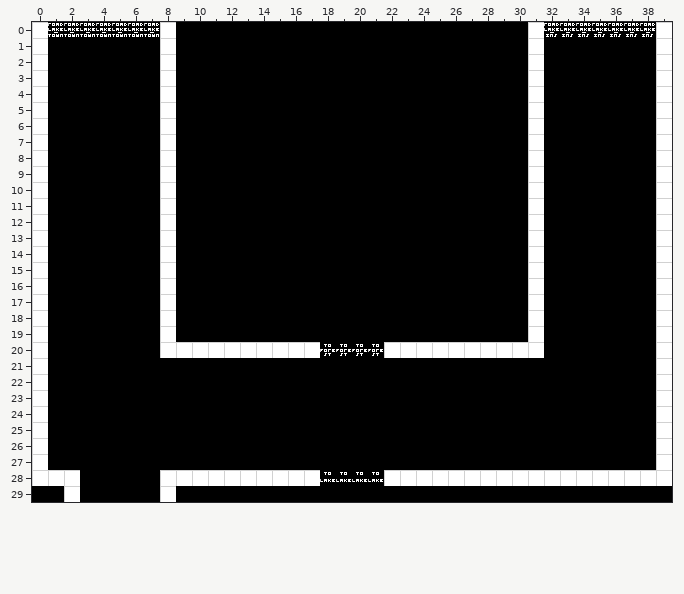
Two states of a Tiled map (JSON), assets/data/maps/road_lake.tmx. This is how it looked before the edit.
Cells are 16x16 px. Shown: x 0..39, y 0..29.
Once edited:
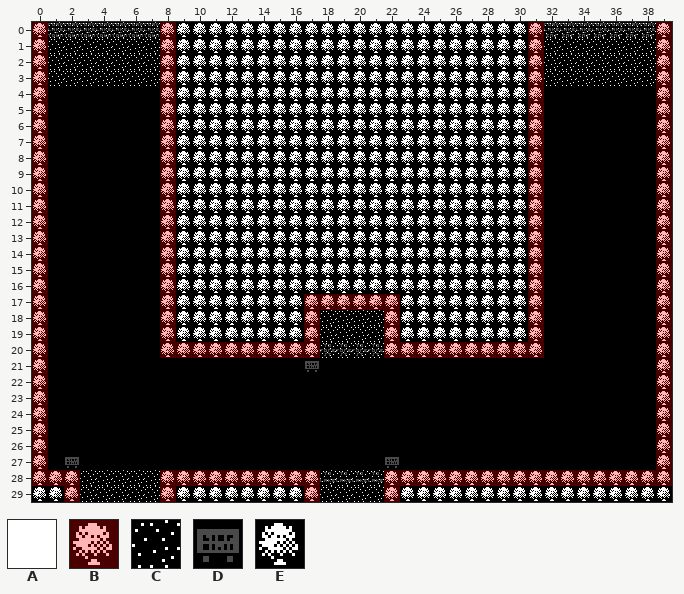
Key: from "tiles": A 0, B 1, C 73, D 89, E 90.
_ is an empty cell, . an unchanged one.
See-through tiles are keyed as they look on the map.
From old to new:
layer "Capa de patrones 4" opacity 100% -> 29%
--- layer "Capa de Patrones 1"
@@ x 0..39 @@
- 0 A_______A______________________A_______A
- 1 A_______A______________________A_______A
- 2 A_______A______________________A_______A
- 3 A_______A______________________A_______A
- 4 A.......A______________________A.......A
- 5 A.......A______________________A.......A
- 6 A.......A______________________A.......A
- 7 A.......A______________________A.......A
- 8 A.......A______________________A.......A
- 9 A.......A______________________A.......A
-10 A.......A______________________A.......A
-11 A.......A______________________A.......A
-12 A.......A______________________A.......A
-13 A.......A______________________A.......A
-14 A.......A______________________A.......A
-15 A.......A______________________A.......A
-16 A.......A______________________A.......A
-17 A.......A______________________A.......A
-18 A.......A______________________A.......A
-19 A.......A______________________A.......A
-20 A.......AAAAAAAAAA____AAAAAAAAAA.......A
-21 A......................................A
-22 A......................................A
-23 A......................................A
-24 A......................................A
-25 A......................................A
-26 A......................................A
-27 A......................................A
-28 AAA_____AAAAAAAAAA____AAAAAAAAAAAAAAAAAA
-29 __A_____A_______________________________
+ 0 ECCCCCCCEEEEEEEEEEEEEEEEEEEEEEEECCCCCCCE
+ 1 ECCCCCCCEEEEEEEEEEEEEEEEEEEEEEEECCCCCCCE
+ 2 ECCCCCCCEEEEEEEEEEEEEEEEEEEEEEEECCCCCCCE
+ 3 ECCCCCCCEEEEEEEEEEEEEEEEEEEEEEEECCCCCCCE
+ 4 E.......EEEEEEEEEEEEEEEEEEEEEEEE.......E
+ 5 E.......EEEEEEEEEEEEEEEEEEEEEEEE.......E
+ 6 E.......EEEEEEEEEEEEEEEEEEEEEEEE.......E
+ 7 E.......EEEEEEEEEEEEEEEEEEEEEEEE.......E
+ 8 E.......EEEEEEEEEEEEEEEEEEEEEEEE.......E
+ 9 E.......EEEEEEEEEEEEEEEEEEEEEEEE.......E
+10 E.......EEEEEEEEEEEEEEEEEEEEEEEE.......E
+11 E.......EEEEEEEEEEEEEEEEEEEEEEEE.......E
+12 E.......EEEEEEEEEEEEEEEEEEEEEEEE.......E
+13 E.......EEEEEEEEEEEEEEEEEEEEEEEE.......E
+14 E.......EEEEEEEEEEEEEEEEEEEEEEEE.......E
+15 E.......EEEEEEEEEEEEEEEEEEEEEEEE.......E
+16 E.......EEEEEEEEEEEEEEEEEEEEEEEE.......E
+17 E.......EEEEEEEEEEEEEEEEEEEEEEEE.......E
+18 E.......EEEEEEEEEECCCCEEEEEEEEEE.......E
+19 E.......EEEEEEEEEECCCCEEEEEEEEEE.......E
+20 E.......EEEEEEEEEECCCCEEEEEEEEEE.......E
+21 E......................................E
+22 E......................................E
+23 E......................................E
+24 E......................................E
+25 E......................................E
+26 E......................................E
+27 E......................................E
+28 EEECCCCCEEEEEEEEEECCCCEEEEEEEEEEEEEEEEEE
+29 EEECCCCCEEEEEEEEEECCCCEEEEEEEEEEEEEEEEEE
--- layer "Capa de patrones 4"
@@ x 0..39 @@
- 0 _......._......................_......._
- 1 _......._......................_......._
- 2 _......._......................_......._
- 3 _......._......................_......._
- 4 _......._......................_......._
- 5 _......._......................_......._
- 6 _......._......................_......._
- 7 _......._......................_......._
- 8 _......._......................_......._
- 9 _......._......................_......._
-10 _......._......................_......._
-11 _......._......................_......._
-12 _......._......................_......._
-13 _......._......................_......._
-14 _......._......................_......._
-15 _......._......................_......._
-16 _......._......................_......._
-17 _......._........______........_......._
-18 _......._........_...._........_......._
-19 _......._........_...._........_......._
-20 _.......__________....__________......._
-21 _................_....................._
-22 _......................................_
-23 _......................................_
-24 _......................................_
-25 _......................................_
-26 _......................................_
-27 _._..................._................_
-28 ___.....__________....__________________
-29 .._....._........_...._.................
+ 0 B.......B......................B.......B
+ 1 B.......B......................B.......B
+ 2 B.......B......................B.......B
+ 3 B.......B......................B.......B
+ 4 B.......B......................B.......B
+ 5 B.......B......................B.......B
+ 6 B.......B......................B.......B
+ 7 B.......B......................B.......B
+ 8 B.......B......................B.......B
+ 9 B.......B......................B.......B
+10 B.......B......................B.......B
+11 B.......B......................B.......B
+12 B.......B......................B.......B
+13 B.......B......................B.......B
+14 B.......B......................B.......B
+15 B.......B......................B.......B
+16 B.......B......................B.......B
+17 B.......B........BBBBBB........B.......B
+18 B.......B........B....B........B.......B
+19 B.......B........B....B........B.......B
+20 B.......BBBBBBBBBB....BBBBBBBBBB.......B
+21 B................D.....................B
+22 B......................................B
+23 B......................................B
+24 B......................................B
+25 B......................................B
+26 B......................................B
+27 B.D...................D................B
+28 BBB.....BBBBBBBBBB....BBBBBBBBBBBBBBBBBB
+29 ..B.....B........B....B.................
